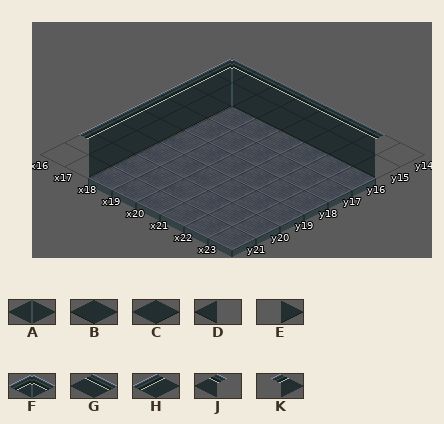
A Tiled map gets an edit: res/tiled/alphamap.tmx. Above: the version before the commit.
Cells are 48x24 px. Isometric: x runs down to the right, y down to the left. Shown: x 16..23, y 14..21. Tiles whose own drawing changed are shown in their newer look in all pictures.
Key: from "alpha": A 12 "ship_wall_bottom_corner", B 13 "ship_wall_bottom_line", C 13 flipped left-right "ship_wall_bottom_line", D 14 "ship_wall_bottom_line_cu", E 14 flipped left-right "ship_wall_bottom_line_cu", F 17 "ship_wall_top_corner", G 18 "ship_wall_top_line", H 18 flipped left-right "ship_wall_top_line", J 19 "ship_wall_top_line_cut", K 19 flipped left-right "ship_wall_top_line_cut".
_ is an empty cell.
Layers that did not change in this view are not listed.
Layer "walls" before, first column x 16:
14 FGGGGGJ_
15 HABBBBBD
16 HC______
17 HC______
18 HC______
19 HC______
20 KC______
21 _E______
Now the later version:
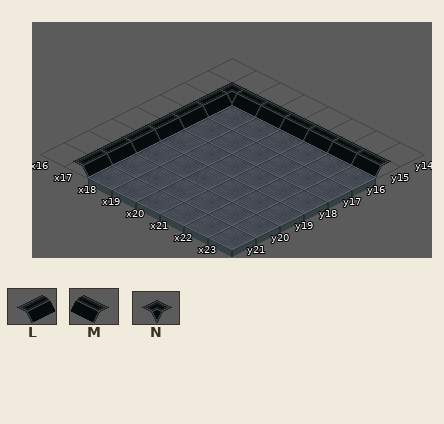
Further tiles: from "alpha": L 20 "ship_wall_tanker", M 20 flipped left-right "ship_wall_tanker", N 21 "ship_wall_tanker_mid".
The exact change:
Changed rows in their new state; . is an unchanged cell.
layer "walls" offset 1,0 -> 0,0 px
Layer "walls":
first column x 16:
14 _______.
15 _NMMMMMM
16 _L......
17 _L......
18 _L......
19 _L......
20 _L......
21 .L......
